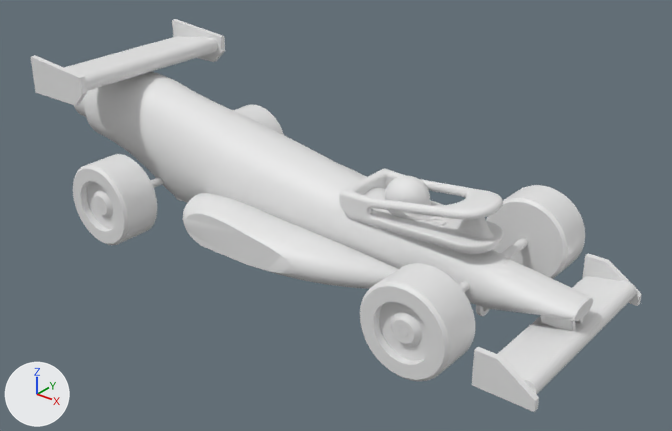
Two versions of the glTF model assets/models/sr26.glb, one commit apart.
Before and after are seen from a 50 mm lens placed at (0.291, -0.221, 0.155), pointed at (0.111, 0.003, 0.016). Arrows for +X, +Y and +Z are at lower left; the lights stay in place. The older version comes first.

The scene before the commit, as lines of its bpy script (objects in view):
```python
me_10_placa_tras_der = bpy.data.meshes.new('10_Placa_tras_der')
me_10_placa_tras_der.from_pydata(...)  # 10 vertices, 16 faces; spans x -0.014..0.014, y -0.001..0.001, z -0.0068..0.0068
me_13_halo = bpy.data.meshes.new('13_Halo')
me_13_halo.from_pydata(...)  # 1742 vertices, 3492 faces; spans x -0.025..0.025, y -0.0125..0.0125, z -0.0076..0.0076
me_14_casco = bpy.data.meshes.new('14_Casco')
me_14_casco.from_pydata(...)  # 2458 vertices, 4910 faces; spans x -0.0082..0.0082, y -0.0064..0.0064, z -0.0082..0.0082
ob_11_placa_tras_izq = bpy.data.objects.new('11_Placa_tras_izq', me_10_placa_tras_der)
ob_11_placa_tras_izq.location = (0.015, 0.034, 0.0537)
ob_13_halo = bpy.data.objects.new('13_Halo', me_13_halo)
ob_13_halo.location = (0.15, 0.0, 0.0321)
ob_14_casco = bpy.data.objects.new('14_Casco', me_14_casco)
ob_14_casco.location = (0.143, 0.0, 0.0315)
# also in view: '17_Llanta_del_der__Llanta_DD' at (0.17, -0.034, 0.015); '19_Llanta_tras_der__Llanta_TD' at (0.04, -0.034, 0.015); '07_Placa_del_der' at (0.199, -0.034, 0.008); '19_Llanta_tras_der__Rin_TD' at (0.04, -0.034, 0.015); '16_Llanta_del_izq__Llanta_DI' at (0.17, 0.034, 0.015)
```
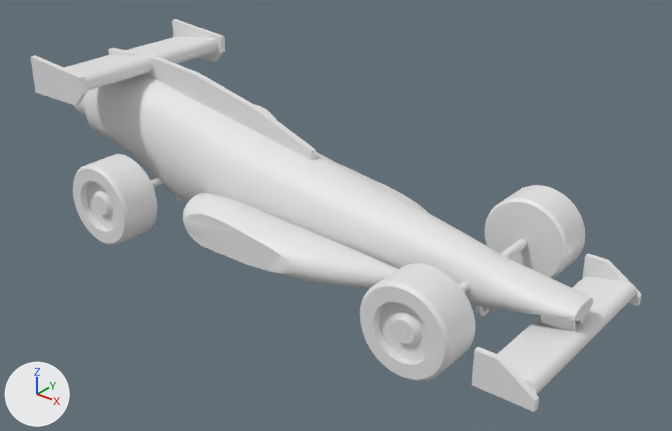
Pixel boxes (x1, y1, x2, y2) of what changed, in the pictures (672 x 431 px):
'13_Halo', deleted
    before: (339, 168, 503, 254)
'24_Espina', added
    after: (108, 48, 316, 160)
'14_Casco', deleted
    before: (385, 176, 432, 220)

What the commit changed:
Mesh me_24_espina is new.
It has 18 vertices, 32 faces and spans x -0.051..0.051, y -0.0012..0.0012, z -0.012..0.012.
Object '13_Halo' (ob_13_halo) is deleted.
Object '14_Casco' (ob_14_casco) is deleted.
Object '24_Espina' (ob_24_espina) is new; it shows me_24_espina.
Its location is (0.053, 0.0, 0.045).
